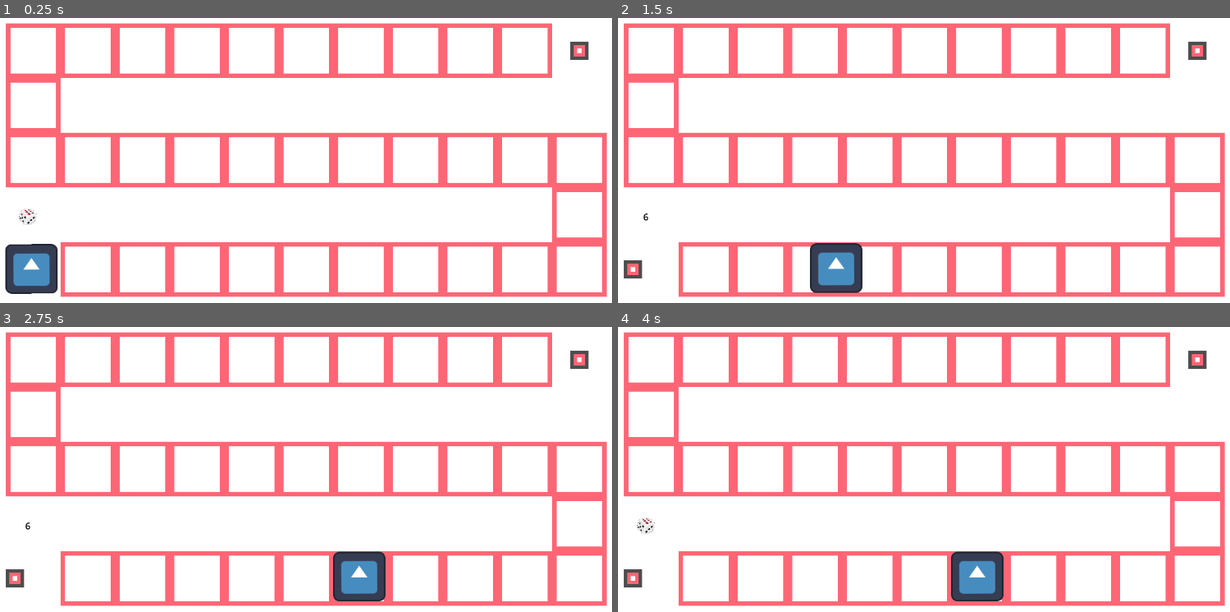
Above: before the commit, frames 1-4 (two rows, left to right).
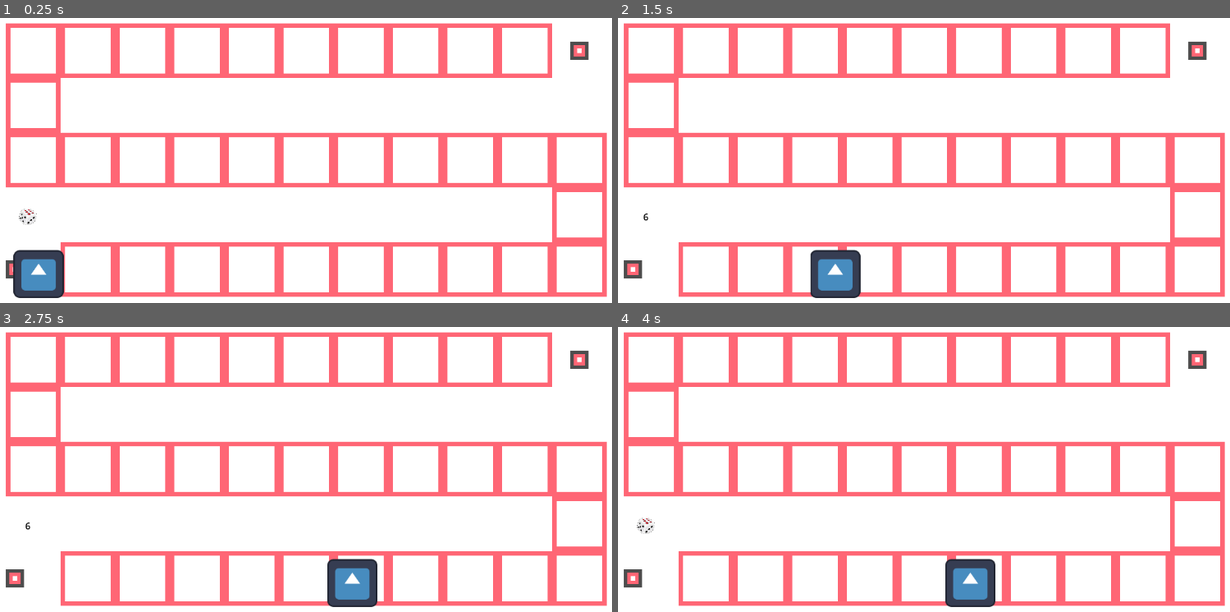
Above: after the commit, the same moments.

Repository: tobiaseugenio/SPOTLE-flores-lesertesseur-tedesco
Game: Godot game, scene res://scenes/tablero.tscn
The game is run twice, just before and just after one commit, with the same random seed, the same clock (stepped at 60 frames per second) and the same inputs. Before the commit the project has no main scene; this scene is started directly in both runs. The engine's default icon, where the game draws it, is replaced by a stand-in: a white triangle on a blue panel in a dark square.
Inputs (mouse positions are in pixels of both pictures, inside the frame that each line leads up to):
- Up to frame 1 (0.25 s): no input
- Up to frame 2 (1.5 s): tap Enter at 0.5 s; move the mouse to (648, 217) at 0.52 s; click (648, 217) at 0.67 s; move the mouse to (801, 180) at 1.27 s; click (801, 180) at 1.42 s
- Up to frame 3 (2.75 s): move the mouse to (379, 384) at 2.02 s; click (379, 384) at 2.17 s
- Up to frame 4 (4 s): tap Space at 2.75 s; move the mouse to (899, 546) at 2.77 s; click (899, 546) at 2.92 s; tap Enter at 3.5 s; move the mouse to (1132, 526) at 3.52 s; click (1132, 526) at 3.67 s

The runs differ from the first frame. In frame 1, 1.3% of the frame differs, in the area x 0-11%, y 79-99%; in frame 2, 0.9%; in frame 3, 1.4%, in the area x 53-64%, y 78-99%; in frame 4, 1.4%.

Commit message:
creada base de datos de artistas, el nuevo nodo selector de artistas selecciona uno de la base al azar

Diff:
--- a/project.godot
+++ b/project.godot
@@ -11,6 +11,7 @@
 [application]
 
 config/name="spotle"
+run/main_scene="uid://dgjcwj6ruyn3s"
 config/features=PackedStringArray("4.6", "Forward Plus")
 config/icon="res://icon.svg"
 
--- a/scenes/menuPrincipal.tscn
+++ b/scenes/menuPrincipal.tscn
@@ -1,5 +1,6 @@
 [gd_scene format=3 uid="uid://cwpn2rff8hylo"]
 
+[ext_resource type="Script" uid="uid://cc6vh81nttjwa" path="res://scripts/menu_principal.gd" id="1_7moql"]
 [ext_resource type="FontFile" uid="uid://buk5h8ju7cuha" path="res://ui/fonts/Gotham-Black.otf" id="1_haamj"]
 [ext_resource type="FontFile" uid="uid://l51kmrhpscdq" path="res://ui/fonts/GothamBook.ttf" id="2_7moql"]
 
@@ -20,6 +21,7 @@
 anchor_bottom = 1.0
 grow_horizontal = 2
 grow_vertical = 2
+script = ExtResource("1_7moql")
 
 [node name="Panel" type="Panel" parent="." unique_id=1398758490]
 layout_mode = 1
@@ -42,7 +44,7 @@
 text = "MUVIE"
 horizontal_alignment = 1
 
-[node name="Button" type="Button" parent="." unique_id=1440585307]
+[node name="ButtonStart" type="Button" parent="." unique_id=1440585307]
 layout_mode = 1
 anchors_preset = 8
 anchor_left = 0.5
@@ -62,3 +64,5 @@
 theme_override_styles/normal = SubResource("StyleBoxFlat_oveco")
 theme_override_styles/hover = SubResource("StyleBoxFlat_vnrrv")
 text = "start game"
+
+[connection signal="pressed" from="ButtonStart" to="." method="_on_button_start_pressed"]
--- /dev/null
+++ b/scenes/spotle.tscn
@@ -0,0 +1,8 @@
+[gd_scene format=3 uid="uid://s12yepamm2wo"]
+
+[ext_resource type="Script" uid="uid://cjtjr8h85qwm1" path="res://scripts/selector_artista.gd" id="1_f0h64"]
+
+[node name="Spotle" type="Node2D" unique_id=1655091085]
+
+[node name="selectorArtista" type="Node" parent="." unique_id=1356821162]
+script = ExtResource("1_f0h64")
--- a/scenes/tablero.tscn
+++ b/scenes/tablero.tscn
@@ -207,7 +207,7 @@
 
 [sub_resource type="Curve2D" id="Curve2D_afy4m"]
 _data = {
-"points": PackedVector2Array(0, 0, 0, 0, 65, 528, 0, 0, 0, 0, 1069, 524, 0, 0, 0, 0, 1064, 333, 0, 0, 0, 0, 67, 338, 0, 0, 0, 0, 71, 127, 0, 0, 0, 0, 962, 139)
+"points": PackedVector2Array(0, 0, 0, 0, 63.959618, 535.29236, 0, 0, 0, 0, 1076.2578, 535.29236, 0, 0, 0, 0, 1076.2578, 327.9791, 0, 0, 0, 0, 63.959625, 329.02087, 0, 0, 0, 0, 65, 128.99998, 0, 0, 0, 0, 963.07654, 128.99998)
 }
 point_count = 6
 
@@ -219,18 +219,18 @@
 tile_set = SubResource("TileSet_ee34m")
 
 [node name="Path2D" type="Path2D" parent="." unique_id=233549036]
+position = Vector2(16.776068, 20.537926)
+scale = Vector2(0.95722795, 0.9648224)
 curve = SubResource("Curve2D_afy4m")
 
 [node name="PathFollow2D-P1" type="PathFollow2D" parent="Path2D" unique_id=1068612557]
-position = Vector2(65, 528)
-rotation = -0.0039840434
+position = Vector2(63.959618, 535.29236)
 
 [node name="player1" parent="Path2D/PathFollow2D-P1" unique_id=880289305 instance=ExtResource("3_wnuxq")]
 position = Vector2(12.003889, -0.95218366)
 
 [node name="PathFollow2D-P2" type="PathFollow2D" parent="Path2D" unique_id=273673007]
-position = Vector2(65, 528)
-rotation = -0.0039840434
+position = Vector2(63.959618, 535.29236)
 
 [node name="dado" parent="." unique_id=269272119 instance=ExtResource("4_4sva1")]
 position = Vector2(71, 436)
--- /dev/null
+++ b/scripts/artistas.gd
@@ -0,0 +1,35 @@
+extends Resource
+class_name Artistas
+
+#nombre
+#año debut
+#miembros
+#popularidad
+#genero
+#genero musical
+#pais
+
+enum Genero { MASCULINO, FEMENINO, MIXED }
+enum GeneroMusical {ROCK, POP, HIP_HOP, COUNTRY, ALTERNATIVA, FOLK, RNB, LATIN, CLASICA, JAZZ, METAL, ELECTRONICA, REGGAE}
+
+const LISTA_ARTISTAS= [
+	{
+		"nombre": "Travis Scott",
+		"debut": 2015,
+		"miembros": 1,
+		"popularidad": 9,
+		"genero": Genero.MASCULINO,
+		"generoMusical": GeneroMusical.HIP_HOP,
+		"pais": "EEUU"
+	},
+
+	{
+		"nombre": "Charli XCX",
+		"debut": 2013,
+		"miembros": 1,
+		"popularidad": 166,
+		"genero": Genero.FEMENINO,
+		"generoMusical": GeneroMusical.POP,
+		"pais": "UK"
+	}
+]
--- a/scripts/dado.gd
+++ b/scripts/dado.gd
@@ -19,7 +19,7 @@
 
 func tirarDado():
 	dadoFueTirado = true
-	var numRandom = randi_range(1, 6)
+	var numRandom = randi_range(5, 6)
 
 	spriteDado.visible = false
 	colorRect.visible = true
--- /dev/null
+++ b/scripts/menu_principal.gd
@@ -0,0 +1,15 @@
+extends Control
+
+
+# Called when the node enters the scene tree for the first time.
+func _ready() -> void:
+	pass # Replace with function body.
+
+
+# Called every frame. 'delta' is the elapsed time since the previous frame.
+func _process(delta: float) -> void:
+	pass
+
+
+func _on_button_start_pressed() -> void:
+	get_tree().change_scene_to_file("res://scenes/tablero.tscn")
--- /dev/null
+++ b/scripts/selector_artista.gd
@@ -0,0 +1,15 @@
+extends Node
+
+
+# Called when the node enters the scene tree for the first time.
+func _ready() -> void:
+	pass # Replace with function body.
+
+
+# Called every frame. 'delta' is the elapsed time since the previous frame.
+func _process(delta: float) -> void:
+	pass
+
+func elegirArtista():
+	var artista = Artistas.LISTA_ARTISTAS.pick_random()
+	print(artista)
Not shown, added: scripts/artistas.gd.uid
Not shown, added: scripts/menu_principal.gd.uid
Not shown, added: scripts/selector_artista.gd.uid
